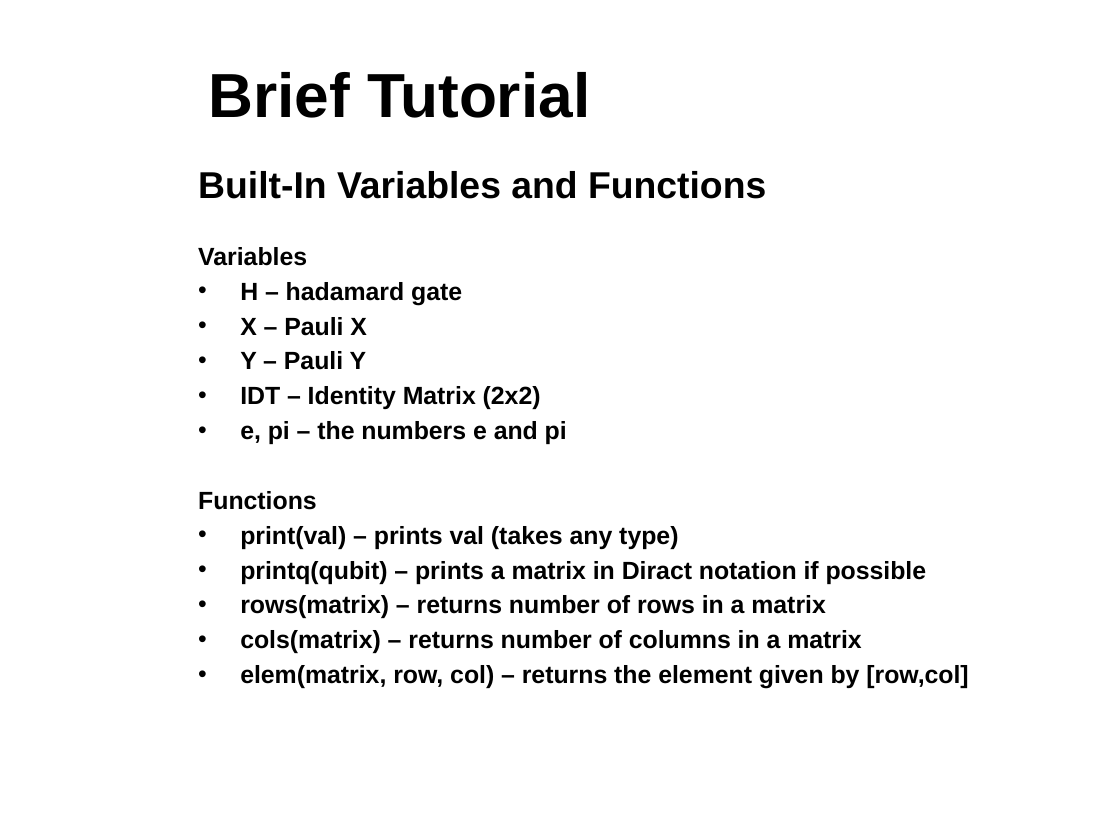
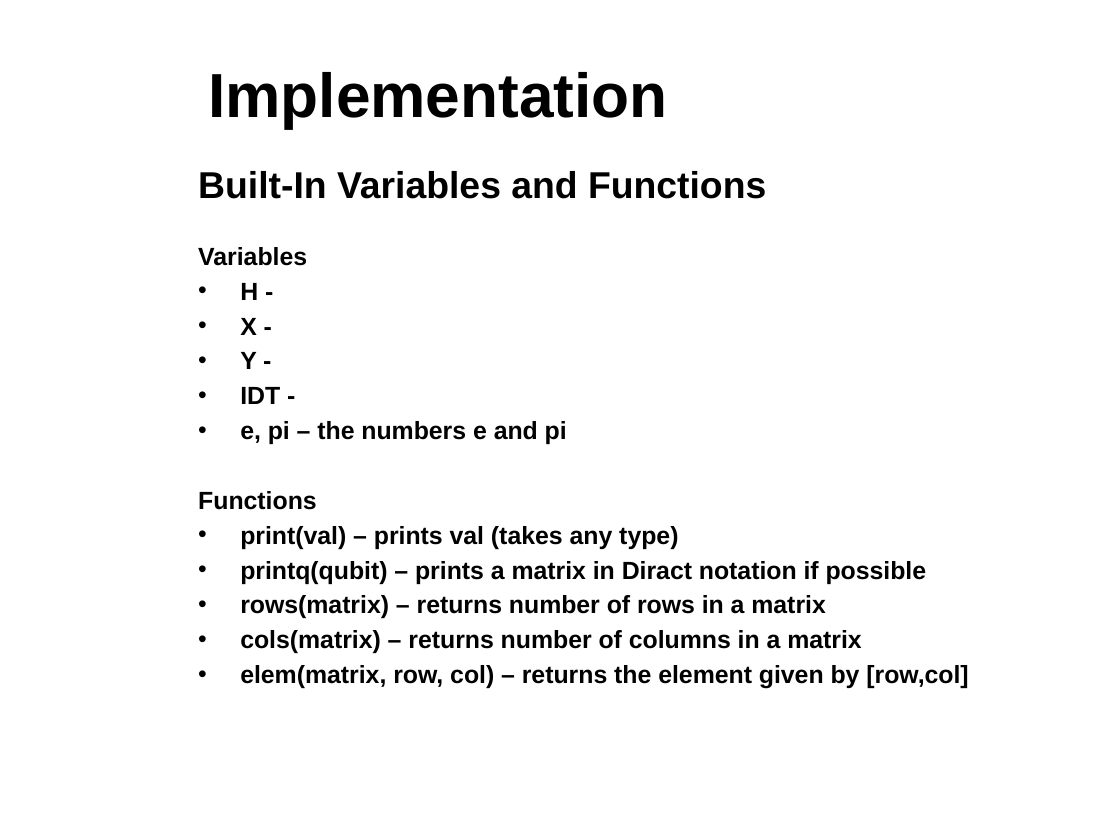
Before and after one commit to sdk21/PLT, a slide deck: slide 15 of Demo/Qlang.pptx (slide 8 before the commit). Drawn at 1120x840 pixels with LibreOffice and Linux fonts; fonts in the diff are those of the drawing; background and template pictures are left out. Boxes give left, top, right and bottom in pixels: in the first picture for what was removed or moved away, otherwise in the second. Text is boxed around its words. In the diff, an @@ line names an element or a change of style, - is before the commit and + after.

```diff
--- a/Demo/Qlang.pptx
+++ b/Demo/Qlang.pptx
@@ title at bbox=[208, 72, 667, 129]: text changed @@
-Brief Tutorial
+Implementation
@@ text at bbox=[240, 283, 280, 404]: text changed @@
-• H – hadamard gate
-• X – Pauli X
-• Y – Pauli Y
-• IDT – Identity Matrix (2x2)
+• H -
+• X -
+• Y -
+• IDT -
```
Also in this commit, not shown: 9 other slides changed, 3 slides added, 3 slides removed, 1 other file.
